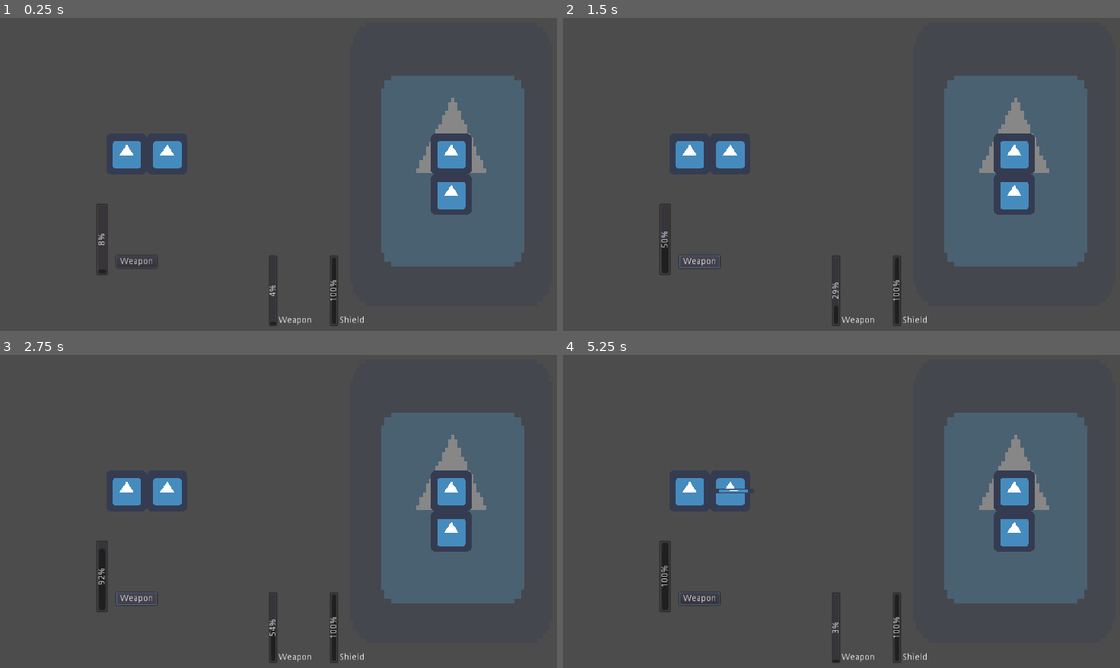
Above: before the commit, frames 1-4 (two rows, left to right).
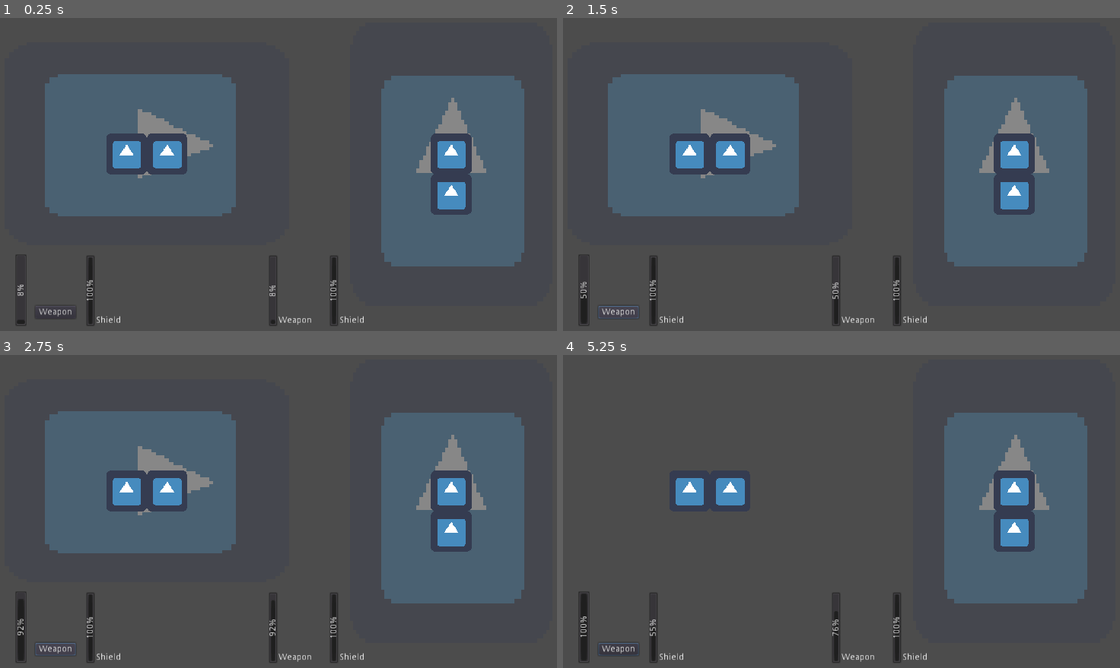
Above: after the commit, the same moments.

Repository: Jev-git/Godot-FTL-Clone
Game: Godot game, scene res://Scenes/CombatScene.tscn
The game is run twice, just before and just after one commit, with the same random seed, the same clock (stepped at 60 frames per second) and the same inputs. The engine's default icon, where the game draws it, is replaced by a stand-in: a white triangle on a blue panel in a dark square.
Inputs (mouse positions are in pixels of both pictures, inside the frame that each line leads up to):
- Up to frame 1 (0.25 s): no input
- Up to frame 2 (1.5 s): click "Weapon" at 0.5 s; click "Weapon" at 1.25 s
- Up to frame 3 (2.75 s): click "Weapon" at 2 s
- Up to frame 4 (5.25 s): tap Enter at 2.75, 4.25 s; move the mouse to (964, 492) at 2.77 s; click (964, 492) at 2.92 s; tap Space at 3.5, 5 s; move the mouse to (707, 527) at 3.52 s; click (707, 527) at 3.67 s; move the mouse to (891, 433) at 4.27 s; click (891, 433) at 4.42 s; move the mouse to (802, 577) at 5.02 s; click (802, 577) at 5.17 s

The runs differ from the first frame. In frame 1, 14% of the frame differs, in the area x 2-50%, y 17-99%; in frame 2, 14%; in frame 3, 15%; in frame 4, 1.2%.

Commit message:
! Both ship now has weapon and shield

Diff:
--- a/Scenes/CombatScene.tscn
+++ b/Scenes/CombatScene.tscn
@@ -4,7 +4,7 @@
 [ext_resource path="res://Scripts/WeaponButton.gd" type="Script" id=2]
 [ext_resource path="res://Scenes/Bullet.tscn" type="PackedScene" id=3]
 [ext_resource path="res://Scripts/EnemyRoom.gd" type="Script" id=4]
-[ext_resource path="res://Scripts/EnemyShield.gd" type="Script" id=5]
+[ext_resource path="res://Scripts/Shield.gd" type="Script" id=5]
 [ext_resource path="res://Scripts/EnemyWeaponRoom.gd" type="Script" id=6]
 [ext_resource path="res://Scripts/PlayerRoom.gd" type="Script" id=7]
 
@@ -15,13 +15,30 @@
 ]]
 position = Vector2( 320, 240 )
 
-[node name="WeaponRoom" type="Node2D" parent="MyShip"]
+[node name="Shield" type="Node2D" parent="MyShip"]
+modulate = Color( 1, 1, 1, 0.329412 )
+position = Vector2( 192, -176 )
+rotation = 1.5708
+scale = Vector2( 5, 7 )
+script = ExtResource( 5 )
+
+[node name="Sprite" type="Sprite" parent="MyShip/Shield"]
+position = Vector2( 7.62939e-06, 0 )
+texture = ExtResource( 1 )
+centered = false
+offset = Vector2( -7.62939e-06, 0 )
+
+[node name="WeaponRoom" type="Node2D" parent="MyShip" groups=[
+"PlayerRoom",
+]]
 script = ExtResource( 7 )
 
 [node name="Sprite" type="Sprite" parent="MyShip/WeaponRoom"]
 texture = ExtResource( 1 )
 
-[node name="ShieldRoom" type="Node2D" parent="MyShip"]
+[node name="ShieldRoom" type="Node2D" parent="MyShip" groups=[
+"PlayerRoom",
+]]
 position = Vector2( -64, 0 )
 script = ExtResource( 7 )
 
@@ -38,6 +55,7 @@
 position = Vector2( -160, -208 )
 scale = Vector2( 5, 7 )
 script = ExtResource( 5 )
+m_bIsEnemyShield = true
 
 [node name="Sprite" type="Sprite" parent="EnemyShip/Shield"]
 position = Vector2( 7.62939e-06, 0 )
@@ -50,6 +68,7 @@
 ]]
 script = ExtResource( 6 )
 m_psBullet = ExtResource( 3 )
+m_fShootTimeMax = 3.0
 
 [node name="TextureRect" type="TextureRect" parent="EnemyShip/WeaponRoom"]
 margin_left = -32.0
@@ -84,7 +103,7 @@
 [node name="MyShip" type="Node2D" parent="UI"]
 
 [node name="WeaponButton" type="Node2D" parent="UI/MyShip"]
-position = Vector2( 240, 400 )
+position = Vector2( 112, 480 )
 script = ExtResource( 2 )
 m_psBullet = ExtResource( 3 )
 m_fShootTimeMax = 3.0
@@ -103,6 +122,28 @@
 margin_right = 82.0
 margin_bottom = 51.0
 rect_rotation = -90.0
+__meta__ = {
+"_edit_use_anchors_": false
+}
+
+[node name="Shield" type="Node2D" parent="UI/MyShip"]
+position = Vector2( 192, 512 )
+
+[node name="ProgressBar" type="ProgressBar" parent="UI/MyShip/Shield"]
+margin_right = 112.0
+margin_bottom = 14.0
+rect_rotation = -90.0
+value = 100.0
+__meta__ = {
+"_edit_use_anchors_": false
+}
+
+[node name="RichTextLabel" type="RichTextLabel" parent="UI/MyShip/Shield"]
+margin_left = 16.0
+margin_top = -16.0
+margin_right = 56.0
+margin_bottom = 24.0
+text = "Shield"
 __meta__ = {
 "_edit_use_anchors_": false
 }
--- a/Scripts/Bullet.gd
+++ b/Scripts/Bullet.gd
@@ -3,6 +3,7 @@
 
 export var m_fSpeed: float = 10.0
 export var m_fMinDistance: float = 1.0
+onready var m_nPlayerShield: Node2D = get_tree().get_nodes_in_group("MyShip")[0].get_node("Shield")
 onready var m_nEnemyShield: Node2D = get_tree().get_nodes_in_group("EnemyShip")[0].get_node("Shield")
 var m_bIsEnemyBullet: bool
 var m_vTargetPos: Vector2
@@ -11,12 +12,11 @@
 func _process(delta):
 	if !m_nTargetRoom:
 		return
-	if (
-		!m_bIsEnemyBullet
-		and abs(m_nEnemyShield.global_position.x - global_position.x) <= m_fMinDistance
-		and m_nEnemyShield.is_active()
-		):
-		m_nEnemyShield.on_hit(self)
+	if hit_shield():
+		if !m_bIsEnemyBullet:
+			m_nEnemyShield.on_hit(self)
+		else:
+			m_nPlayerShield.on_hit(self)
 		queue_free()
 	elif global_position.distance_to(m_vTargetPos) <= m_fMinDistance:
 		m_nTargetRoom.on_hit(self)
@@ -29,3 +29,18 @@
 	m_nTargetRoom = _nTargetRoom
 	m_vTargetPos = m_nTargetRoom.global_position
 	rotate(global_position.angle_to_point(m_vTargetPos))
+
+func hit_shield() -> bool:
+	if !m_bIsEnemyBullet:
+		if (
+			abs(m_nEnemyShield.global_position.x - global_position.x) <= m_fMinDistance
+			and m_nEnemyShield.is_active()
+		):
+			return true
+	else:
+		if (
+			abs(m_nPlayerShield.global_position.x - global_position.x) <= m_fMinDistance
+			and m_nPlayerShield.is_active()
+		):
+			return true
+	return false
--- a/Scripts/EnemyWeaponRoom.gd
+++ b/Scripts/EnemyWeaponRoom.gd
@@ -3,7 +3,7 @@
 export var m_psBullet: PackedScene
 export var m_fShootTimeMax: float = 5
 onready var m_nProgressBar: ProgressBar = get_tree().get_nodes_in_group("UI")[0].get_node("EnemyShip/Weapon/ProgressBar")
-onready var m_anPlayerRooms = get_tree().get_nodes_in_group("MyShip")[0].get_children()
+onready var m_anPlayerRooms = get_tree().get_nodes_in_group("PlayerRoom")
 
 func _process(delta):
 	m_nProgressBar.value += delta * 100 / m_fShootTimeMax
--- a/Scripts/EnemyShield.gd
+++ b/Scripts/Shield.gd
@@ -1,9 +1,16 @@
 extends Node2D
 
 export var m_fRechargeTime: float = 4
+export var m_bIsEnemyShield: bool
 onready var m_bIsActive: bool = true
 onready var m_nSprite: Sprite = $Sprite
-onready var m_nProgressBar: ProgressBar = get_tree().get_nodes_in_group("UI")[0].get_node("EnemyShip/Shield/ProgressBar")
+onready var m_nProgressBar: ProgressBar
+
+func _ready():
+	if m_bIsEnemyShield:
+		m_nProgressBar = get_tree().get_nodes_in_group("UI")[0].get_node("EnemyShip/Shield/ProgressBar")
+	else:
+		m_nProgressBar = get_tree().get_nodes_in_group("UI")[0].get_node("MyShip/Shield/ProgressBar")
 
 func _process(delta):
 	m_nProgressBar.value += delta * 100 / m_fRechargeTime
@@ -15,7 +22,7 @@
 	m_bIsActive = false
 	m_nSprite.visible = false
 	m_nProgressBar.value = 0
-	print("Enemy Shield get hit by %s" % [_nBulletType.name])
+	print("Shield get hit by %s" % [_nBulletType.name])
 
 func is_active():
 	return m_bIsActive
Not shown, changed: readme.md
